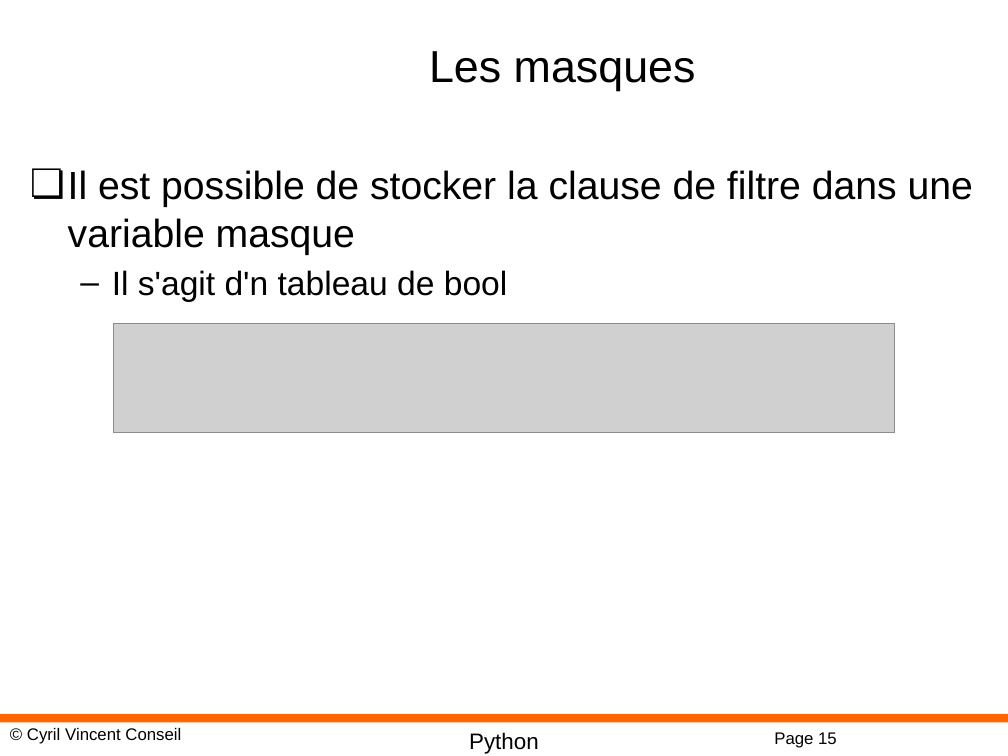
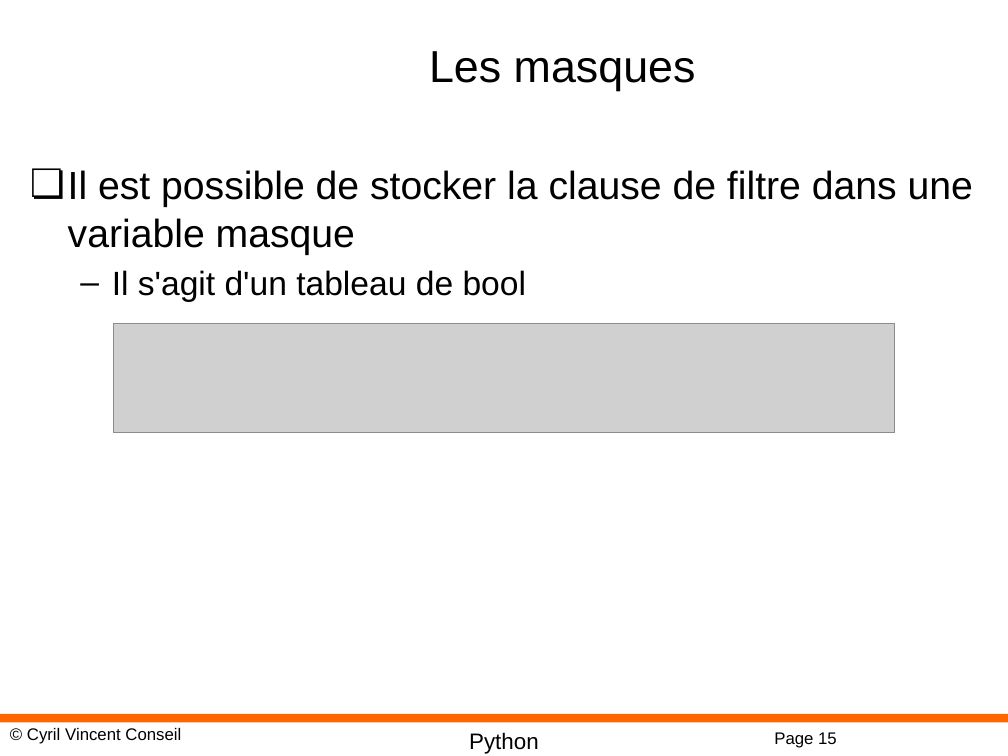
Before and after one commit to cyrilvincent/datascience, a slide deck: slide 15 of ppt/Datascience11-Pandas.pptx. Drawn at 1008x756 pixels with LibreOffice and Linux fonts; fonts in the diff are those of the drawing; grey boxes stand for pictures; background and template pictures are left out. Boxes give left, top, right and bottom in pixels: in the first picture for what was removed or moved away, otherwise in the second. Text is boxed around its words. In the diff, an @@ line names an element or a change of style, - is before the commit and + after.

```diff
--- a/ppt/Datascience11-Pandas.pptx
+++ b/ppt/Datascience11-Pandas.pptx
@@ text at bbox=[112, 270, 526, 302]: text changed @@
-  – Il s'agit d'n tableau de bool
+  – Il s'agit d'un tableau de bool
```
Also in this commit, not shown: 3 other slides changed, 1 slide added, 1 slide removed, 4 other files.
